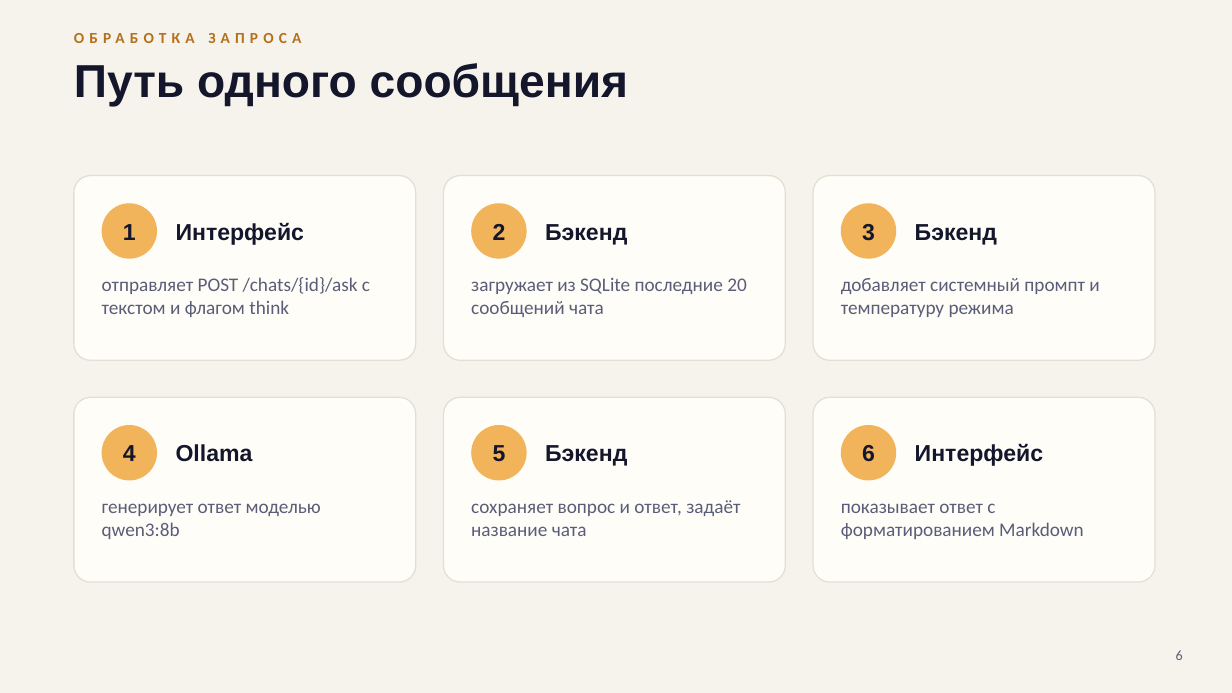
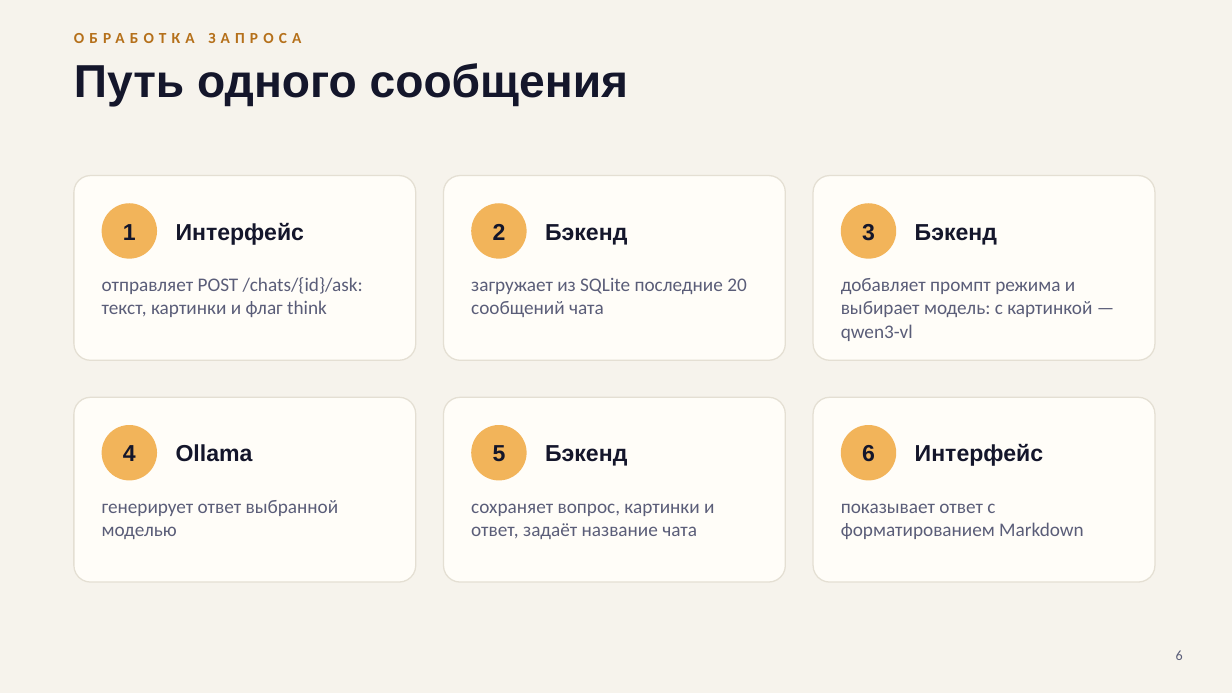
Before and after one commit to surnova2703/lumelle, a slide deck: slide 6 of docs/Lumo_AI_tech_RU.pptx. Drawn at 1232x693 pixels with LibreOffice and Linux fonts; fonts in the diff are those of the drawing. Boxes give left, top, right and bottom in pixels: in the first picture for what was removed or moved away, otherwise in the second. Text is boxed around its words. In the diff, an @@ line names an element or a change of style, - is before the commit and + after.

```diff
--- a/docs/Lumo_AI_tech_RU.pptx
+++ b/docs/Lumo_AI_tech_RU.pptx
@@ text at (102, 277, 363, 317): text changed @@
-отправляет POST /chats/{id}/ask с текстом и флагом think
+отправляет POST /chats/{id}/ask: текст, картинки и флаг think
@@ text at (841, 278, 1092, 341): text changed @@
-добавляет системный промпт и температуру режима
+добавляет промпт режима и выбирает модель: с картинкой — qwen3-vl
@@ text at (102, 500, 339, 539): text changed @@
-генерирует ответ моделью qwen3:8b
+генерирует ответ выбранной моделью
@@ text at (471, 503, 714, 539): text changed @@
-сохраняет вопрос и ответ, задаёт название чата
+сохраняет вопрос, картинки и ответ, задаёт название чата
```
Also in this commit, not shown: 9 other slides changed, 38 other files.
